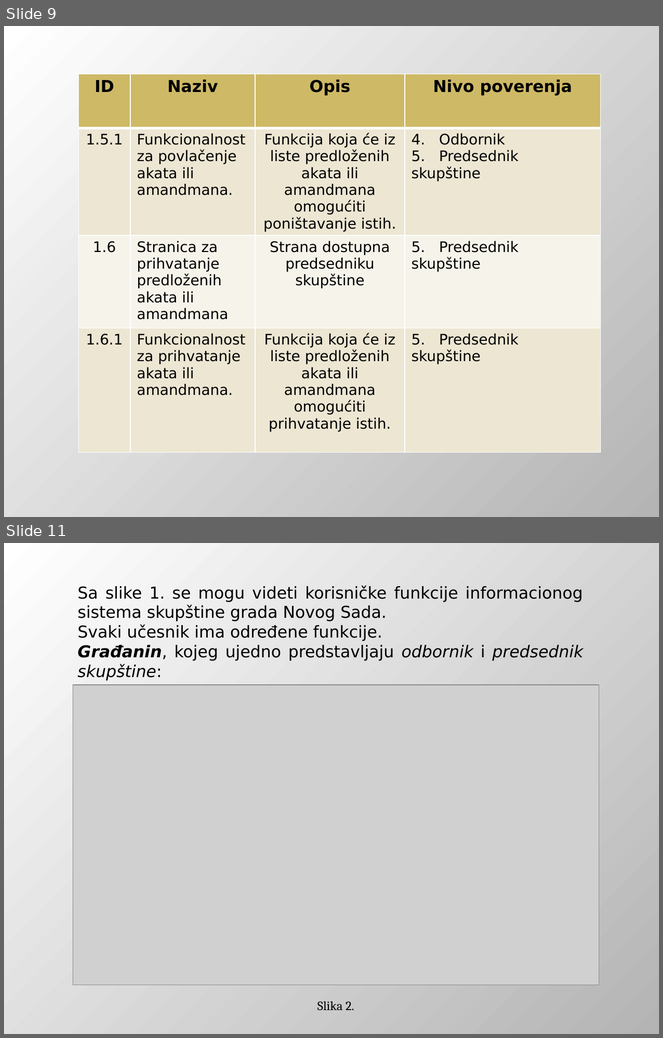
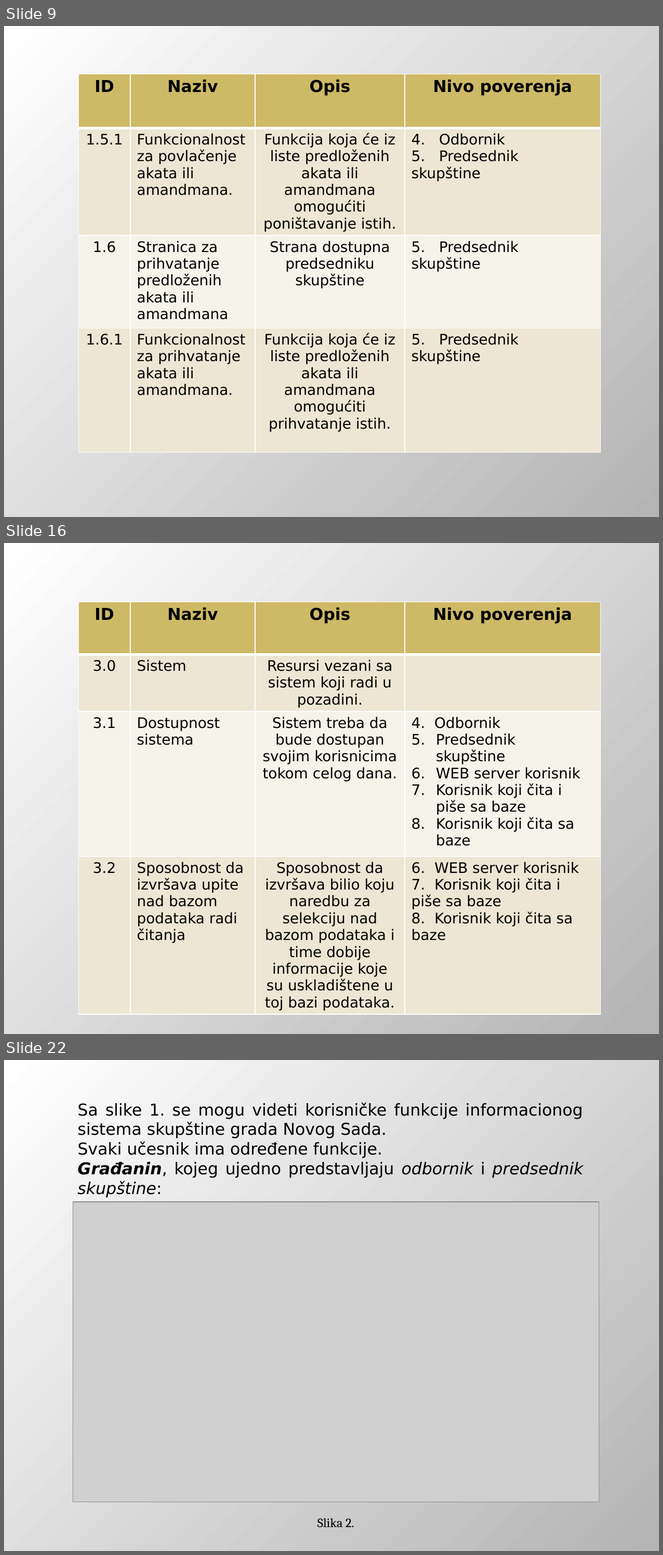
Before and after one commit to DejanUrosevic/XML-Projekat, a slide deck: Model Pretnji.pptx. Shown one above the other, each under a label of ours: slides 9 and 11 before the commit, slides 9, 16 and 22 after it; the slides between them are not shown. The pictures are 663x1038 and 663x1555 pixels, drawn with LibreOffice and Linux fonts; fonts in the diff are those of the drawing; grey boxes stand for pictures. Boxes give left, top, right and bottom in pixels: in the first picture for what was removed or moved away, otherwise in the second. Text is boxed around its words. In the diff, an @@ line names an element or a change of style, - is before the commit and + after.

Commit message:
Dodati Resursi u prezentaciju.

```diff
--- a/Model Pretnji.pptx
+++ b/Model Pretnji.pptx
@@ slide 16 added at (4, 543, 659, 1034), background gradient #FFFFFF to #B4B4B4 @@
@@ table added at (79, 602, 601, 1023), 4 rows, 4 columns @@
+ID | Naziv | Opis | Nivo poverenja
+3.0 | Sistem | Resursi vezani sa sistem koji radi u pozadini. | 
+3.1 | Dostupnost sistema | Sistem treba da bude dostupan svojim korisnicima tokom celog dana. | 4. Odbornik / Predsednik skupštine / WEB server korisnik / Korisnik koji čita i piše sa baze / Korisnik koji čita sa baze
+3.2 | Sposobnost da izvršava upite nad bazom podataka radi čitanja | Sposobnost da izvršava bilio koju naredbu za selekciju nad bazom podataka i time dobije informacije koje su uskladištene u toj bazi podataka. | 6. WEB server korisnik / 7. Korisnik koji čita i piše sa baze / 8. Korisnik koji čita sa baze
@@ what was slide 11 is now slide 22 @@
```
Also in this commit, not shown: 4 slides changed, 10 other slides added.
